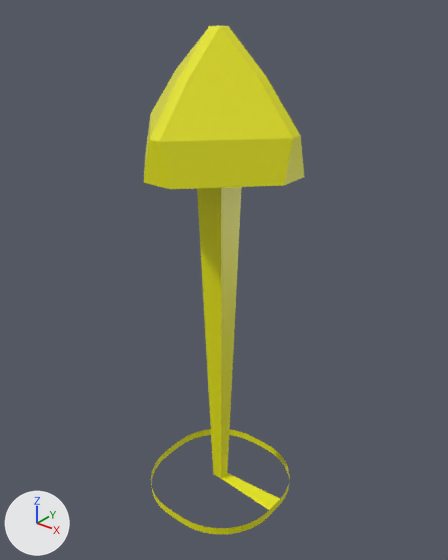
What one commit did to the FBX model Assets/Furniture Assets/FBX/lamptall.fbx.
Before and after are seen from a 50 mm camera at (15.7, -19.3, 23.5) aimed at (0.0, 0.3, 11.3). Every picture has the same lights, and +X, +Y and +Z are marked at lower left. Where no turn or scale is listed for an object, it has been applied to the vertices. Vertices at the same position are counted once.
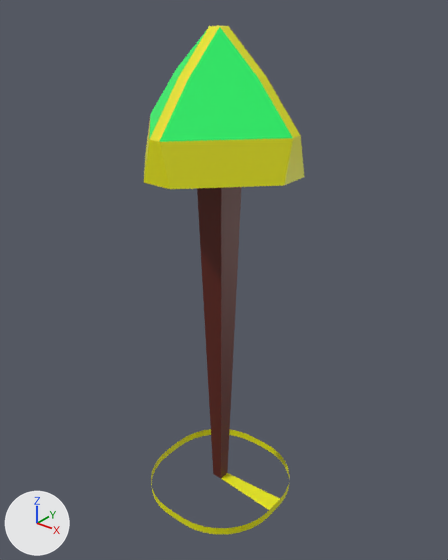
Boxes [x1, y1, x2, y2] around the edits, measured in the pictures (448 x 560 px):
part 1 of me_cube, recoloured
    both: [197, 187, 242, 478]
part 2 of me_cube, recoloured (yellow to green)
    both: [149, 27, 293, 142]

Edits to the bpy script that builds the scene:
```text
Add mat_material_001:
    mat_material_001 = principled_material('Material.001')
    mat_material_001.base_color = (0.107, 0.013, 0.00631)  # dark red #5c1e13
Add mat_material_002:
    mat_material_002 = principled_material('Material.002')
    mat_material_002.base_color = (0.007, 1.0, 0.142)  # green #14ff69
Change me_cube:
    where me_cube.from_pydata(...)  # 120 vertices, 70 faces; spans x -3.6..3.6, y -3.6..3.6, z -0.2..21.9
    used by ob_cube; location = (0.0, 0.0, 0.0)
    me_cube part 1: all 4 faces centred in x -0.5..0.4, y -0.5..0.5, z 8.4 switch from mat_material (yellow #e7e600) to mat_material_001 (dark red #5c1e13)
    me_cube part 2: all 4 faces centred in x -1.3..1.3, y -1.3..1.3, z 19.8 switch from mat_material (yellow #e7e600) to mat_material_002 (green #14ff69)
```
